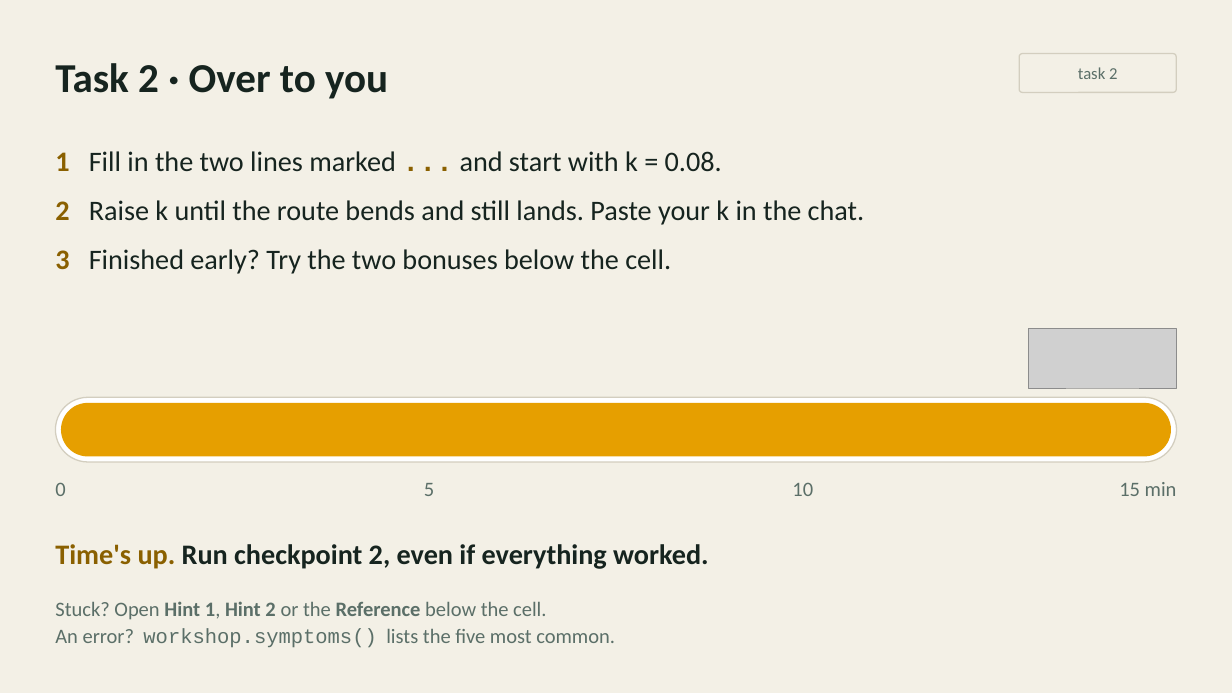
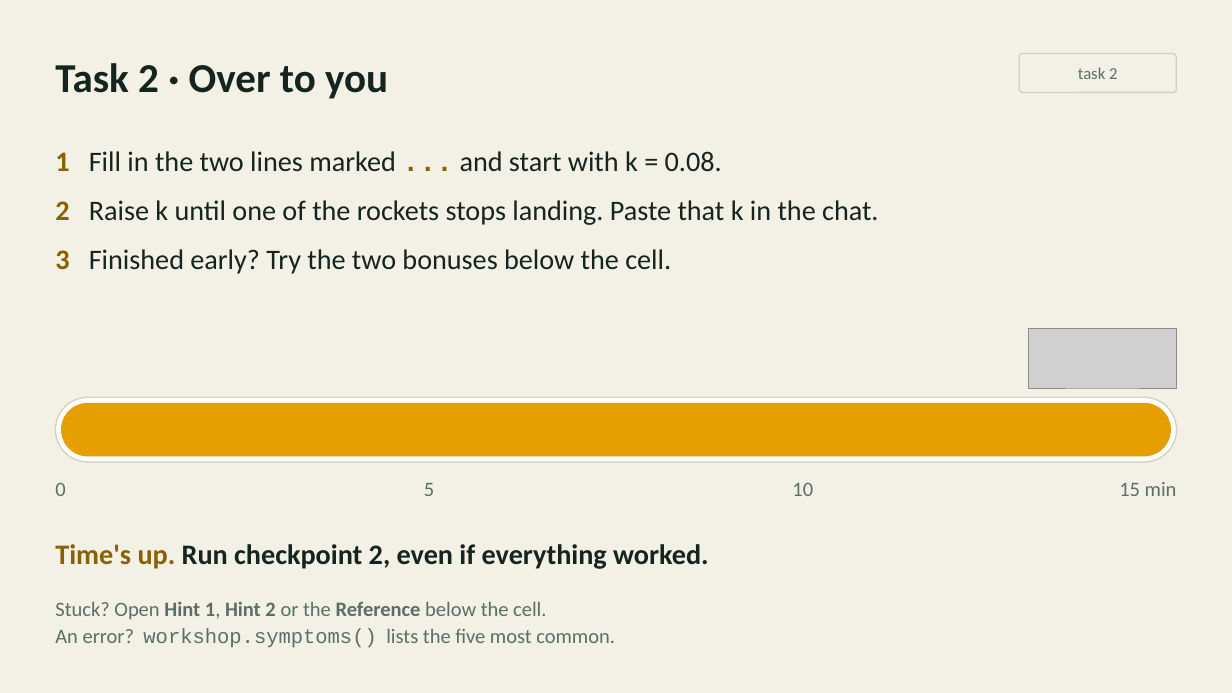
Before and after one commit to inferogenesis/cpomdp-workshop, a slide deck: slide 11 of deck/cpomdp_symposium_2026.pptx. Drawn at 1232x693 pixels with LibreOffice and Linux fonts; fonts in the diff are those of the drawing; grey boxes stand for pictures. Boxes give left, top, right and bottom in pixels: in the first picture for what was removed or moved away, otherwise in the second. Text is boxed around its words. In the diff, an @@ line names an element or a change of style, - is before the commit and + after.

```diff
--- a/deck/cpomdp_symposium_2026.pptx
+++ b/deck/cpomdp_symposium_2026.pptx
@@ text at <box>55,200,878,225</box>: text changed @@
-2 Raise k until the route bends and still lands. Paste your k in the chat.
+2 Raise k until one of the rockets stops landing. Paste that k in the chat.
```
Also in this commit, not shown: 5 other slides changed, 2 slides added, 1 slide removed, 14 other files.
